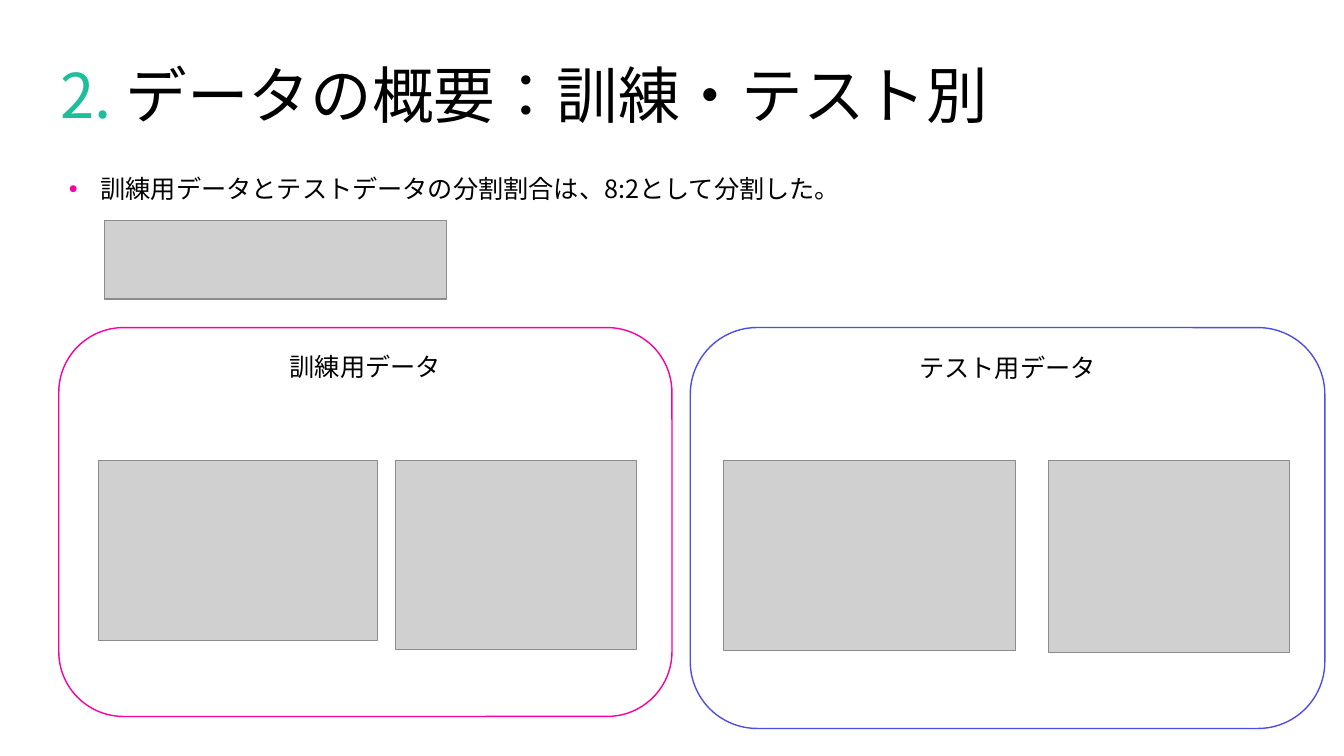
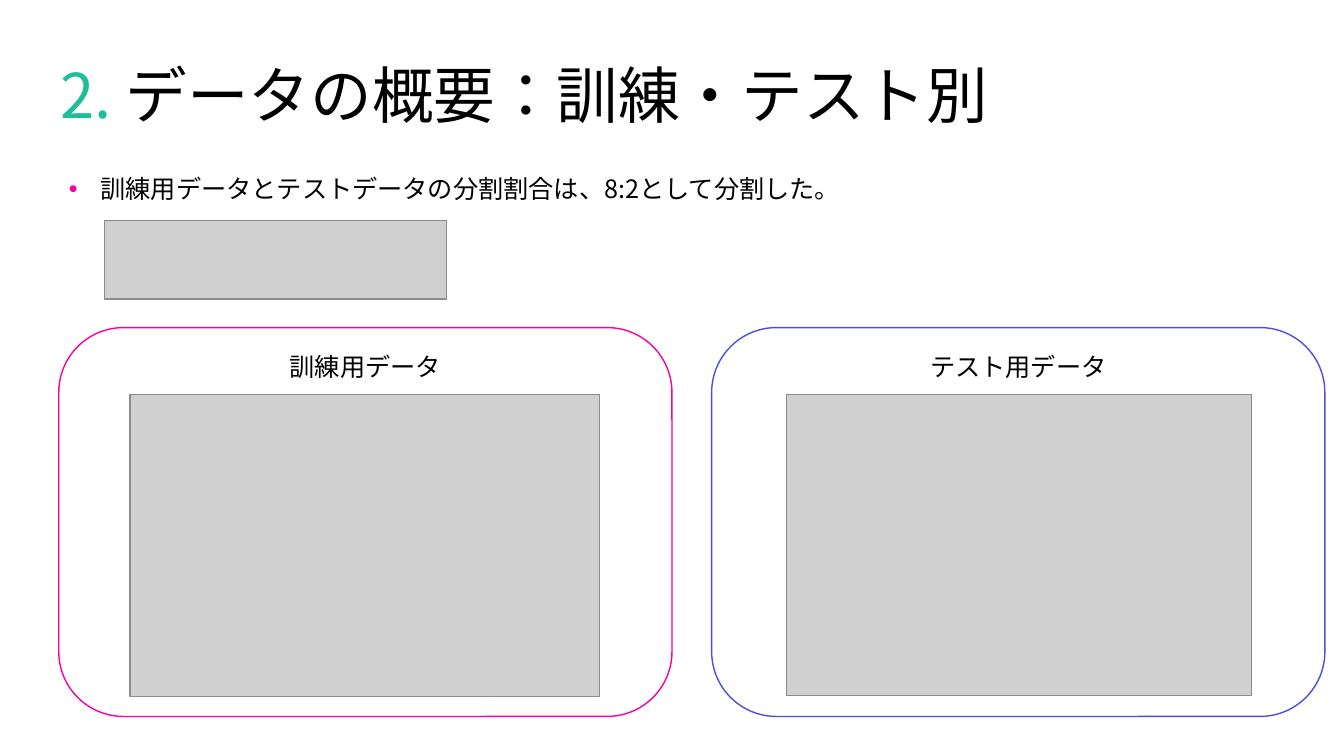
Before and after one commit to tsyu12345/Class_DataScienceEX, a slide deck: slide 7 of 最終課題用/report-23vr008n.pptx. Drawn at 1344x756 pixels with LibreOffice and Linux fonts; fonts in the diff are those of the drawing; grey boxes stand for pictures. Boxes give left, top, right and bottom in pixels: in the first picture for what was removed or moved away, otherwise in the second. Text is boxed around its words. In the diff, an @@ line names an element or a change of style, - is before the commit and + after.

```diff
--- a/最終課題用/report-23vr008n.pptx
+++ b/最終課題用/report-23vr008n.pptx
@@ rounded rectangle "テスト用データ": place and size @@
-rounded rectangle "テスト用データ" at (691,328,1326,729)
+rounded rectangle "テスト用データ" at (712,328,1325,717)
@@ picture: place and size @@
-picture at (98,461,377,640)
+picture at (130,395,600,697)
@@ picture: place and size @@
-picture at (723,461,1015,650)
+picture at (786,395,1251,697)
@@ picture removed at (396,461,637,649) @@
@@ picture removed at (1049,461,1290,652) @@
```
Also in this commit, not shown: 8 other slides changed, 2 slides added, 1 slide removed, 1 other file.
